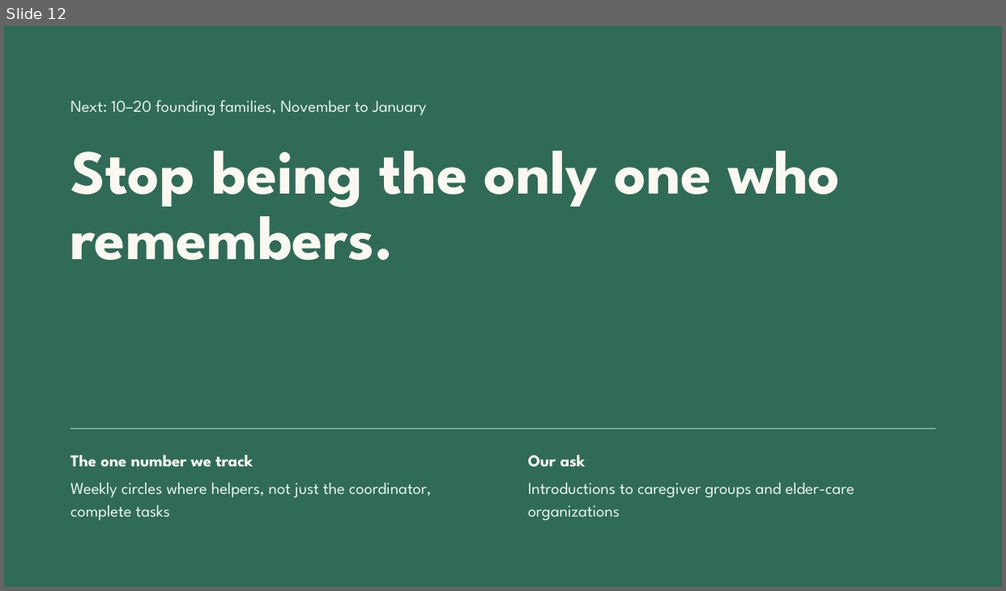
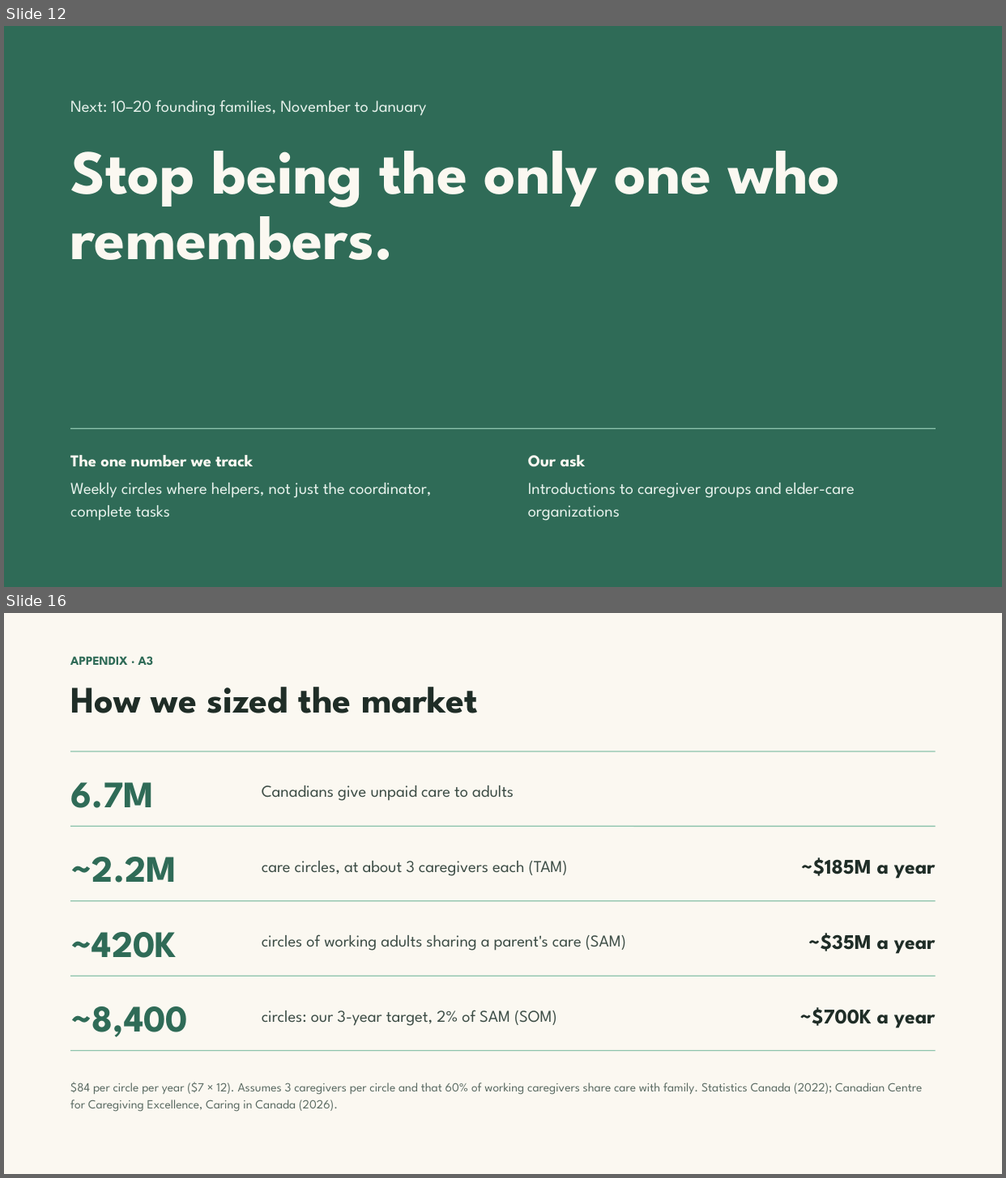
Before and after one commit to Team-Claudia/kindred, a slide deck: docs/pitch/Kindred Demo Day Pitch V3.pptx. Shown one above the other, each under a label of ours: slide 12 before the commit, slides 12 and 16 after it; the slides between them are not shown. The pictures are 1006x591 and 1006x1178 pixels, drawn with LibreOffice and Linux fonts; fonts in the diff are those of the drawing. Boxes give left, top, right and bottom in pixels: in the first picture for what was removed or moved away, otherwise in the second. Text is boxed around its words. In the diff, an @@ line names an element or a change of style, - is before the commit and + after.

```diff
--- a/docs/pitch/Kindred Demo Day Pitch V3.pptx
+++ b/docs/pitch/Kindred Demo Day Pitch V3.pptx
@@ slide 16 added at bbox=[4, 613, 1002, 1174], background #FBF8F1 @@
@@ text added at bbox=[70, 656, 154, 665], 12 pt, text #2F6B57, bold @@
+APPENDIX · A3
@@ title added at bbox=[70, 687, 478, 713], 36 pt, text #1F2D27, bold @@
+How we sized the market
@@ line added from (70, 752) to (936, 752), #8CC3AC 1 pt @@
@@ text added at bbox=[70, 782, 154, 808], 36 pt, text #2F6B57, bold @@
+6.7M
@@ text added at bbox=[262, 786, 513, 801], 16 pt, text #3D4D46 @@
+Canadians give unpaid care to adults
@@ line added from (70, 826) to (936, 826), #8CC3AC 1 pt @@
@@ text added at bbox=[70, 857, 177, 883], 36 pt, text #2F6B57, bold @@
+~2.2M
@@ text added at bbox=[262, 861, 568, 876], 16 pt, text #3D4D46 @@
+care circles, at about 3 caregivers each (TAM)
@@ text added at bbox=[801, 858, 936, 879], 20 pt, text #1F2D27, bold @@
+~$185M a year
@@ line added from (70, 901) to (936, 901), #8CC3AC 1 pt @@
@@ text added at bbox=[70, 932, 177, 958], 36 pt, text #2F6B57, bold @@
+~420K
@@ text added at bbox=[262, 935, 626, 951], 16 pt, text #3D4D46 @@
+circles of working adults sharing a parent's care (SAM)
@@ text added at bbox=[808, 933, 936, 954], 20 pt, text #1F2D27, bold @@
+~$35M a year
@@ line added from (70, 976) to (936, 976), #8CC3AC 1 pt @@
@@ text added at bbox=[70, 1007, 188, 1037], 36 pt, text #2F6B57, bold @@
+~8,400
@@ text added at bbox=[262, 1010, 557, 1026], 16 pt, text #3D4D46 @@
+circles: our 3-year target, 2% of SAM (SOM)
@@ text added at bbox=[799, 1007, 936, 1029], 20 pt, text #1F2D27, bold @@
+~$700K a year
@@ line added from (70, 1051) to (936, 1051), #8CC3AC 1 pt @@
@@ text added at bbox=[70, 1082, 922, 1112], 12 pt, text #5B6B63 @@
+$84 per circle per year ($7 × 12). Assumes 3 caregivers per circle and that 60% of working caregivers share care with family. Statistics Canada (2022); Canadian Centre for Caregiving Excellence, Caring in Canada (2026).
```
Also in this commit, not shown: 2 slides changed, 10 other slides added, 2 slides removed, 6 other files.
